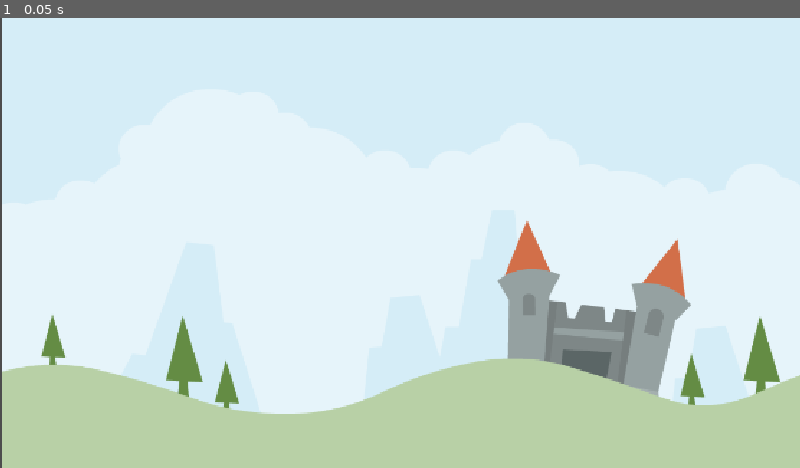
Above: before the commit, frame 1.
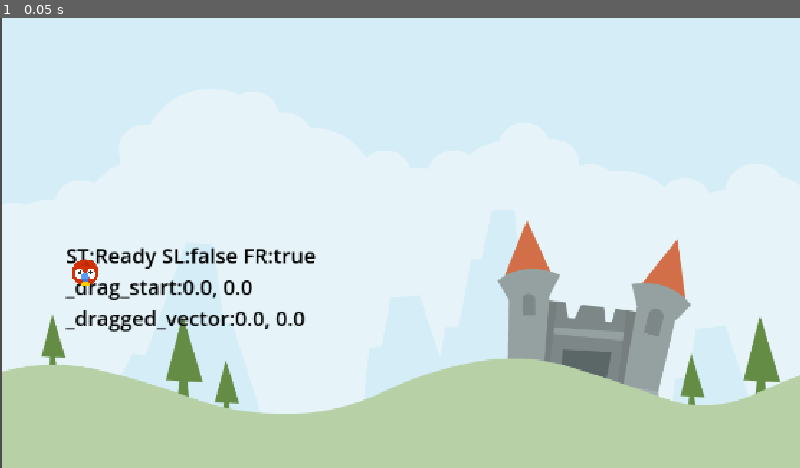
Above: after the commit, the same moment.

Repository: wansors/udemy-course-godot-examples
Game: Godot game, scene res://Scenes/LevelBase/LevelBase.tscn
Same seed, same stepped clock (60 frames per second), same inputs: the game is played once before the commit and once after it. Before the commit the project has no main scene; this scene is started directly in both runs.
Inputs:
- Up to frame 1 (0.05 s): no input

The runs differ from the first frame. In frame 1, 1.7% of the frame differs, in the area x 8-40%, y 50-70%.

Commit message:
change son angry animals

Diff:
--- /dev/null
+++ b/AngryAnimals/Scenes/Animal/Animal.gd
@@ -0,0 +1,92 @@
+extends RigidBody2D
+
+enum AnimalState {Ready, Drag, Release}
+
+const DRAG_LIMIT_MAX : Vector2 = Vector2(0,60)
+const DRAG_LIMIT_MIN : Vector2 = Vector2(-60,0)
+
+@onready var debug_label: Label = $DebugLabel
+@onready var launch_sound: AudioStreamPlayer2D = $LaunchSound
+@onready var kick_sound: AudioStreamPlayer2D = $KickSound
+@onready var strech_sound: AudioStreamPlayer2D = $StrechSound
+@onready var arrow: Sprite2D = $Arrow
+
+var _state = AnimalState.Ready
+var _start = position
+var _dragged_vector = Vector2.ZERO
+var _drag_start = Vector2.ZERO
+var _arrow_scale_x: float = 0.0
+# Called when the node enters the scene tree for the first time.
+func _ready() -> void:
+	setup()
+
+func setup() -> void:
+	_arrow_scale_x = arrow.scale.x
+	arrow.hide()
+	_start= position
+
+func debugData() -> void:
+	var ds: String = "ST:%s SL:%s FR:%s\n" % [AnimalState.keys()[_state], sleeping, freeze	]
+	ds += "_drag_start:%.1f, %.1f\n" % [_drag_start.x,_drag_start.y]
+	ds += "_dragged_vector:%.1f, %.1f" % [_dragged_vector.x,_dragged_vector.y]
+	debug_label.text=ds
+
+func _physics_process(delta: float) -> void:
+	update_state()
+	debugData()
+
+func _unhandled_input(event: InputEvent) -> void:
+	if _state ==AnimalState.Drag and event.is_action_released("drag") :
+		call_deferred("change_state",AnimalState.Release)# change_state(AnimalState.Release) but at the end of the frame
+
+func _on_input_event(viewport: Node, event: InputEvent, shape_idx: int) -> void:
+	if _state ==AnimalState.Ready and event.is_action_pressed("drag"):
+		change_state(AnimalState.Drag)
+
+func update_state() -> void:
+	match _state:
+		AnimalState.Drag:
+			handle_dragging()
+
+func handle_dragging() -> void:
+	var new_drag_vector: Vector2 = get_global_mouse_position() - _drag_start
+	_dragged_vector = new_drag_vector.clamp(DRAG_LIMIT_MIN,DRAG_LIMIT_MAX)
+	var diff: Vector2 = new_drag_vector- _dragged_vector
+	if diff.length() > 0 and strech_sound.playing == false:
+		strech_sound.play()
+	position = _start + _dragged_vector
+
+#region state
+func change_state(new_state: AnimalState) -> void:
+	if _state != new_state:
+		_state=new_state
+		match _state:
+			AnimalState.Drag:
+				start_dragging()
+			AnimalState.Release:
+				start_release()
+
+func start_dragging() -> void:
+	arrow.show()
+	_drag_start = get_global_mouse_position()
+func start_release() -> void:
+	arrow.show()
+	launch_sound.play()
+	freeze=false
+
+#endregion
+
+func _on_visible_on_screen_notifier_2d_screen_exited() -> void:
+	die()
+
+
+func die() -> void:
+	print("died")
+
+
+func _on_sleeping_state_changed() -> void:
+	pass # Replace with function body.
+
+
+func _on_body_entered(body: Node) -> void:
+	pass # Replace with function body.
--- /dev/null
+++ b/AngryAnimals/Scenes/Animal/Animal.tscn
@@ -0,0 +1,62 @@
+[gd_scene load_steps=10 format=3 uid="uid://cr5e05o26p505"]
+
+[ext_resource type="Texture2D" uid="uid://bf3olnt2x5030" path="res://Scenes/Animal/assets/parrot.png" id="1_qtpp4"]
+[ext_resource type="Script" uid="uid://cda0a6yhvjwb1" path="res://Scenes/Animal/Animal.gd" id="1_x85cc"]
+[ext_resource type="Texture2D" uid="uid://bx6vuox6n6v7v" path="res://Scenes/Animal/assets/arrow.png" id="3_5swx0"]
+[ext_resource type="AudioStream" uid="uid://jotarjio3c8i" path="res://Scenes/Animal/assets/stretch2.ogg" id="4_fsxl2"]
+[ext_resource type="AudioStream" uid="uid://b1cdeynwuvx0h" path="res://Scenes/Animal/assets/catapult.ogg" id="5_dl82p"]
+[ext_resource type="AudioStream" uid="uid://d0obf2gs8tlfx" path="res://Scenes/Animal/assets/kick_wood.ogg" id="6_pf3qi"]
+
+[sub_resource type="PhysicsMaterial" id="PhysicsMaterial_x85cc"]
+bounce = 0.2
+
+[sub_resource type="LabelSettings" id="LabelSettings_x85cc"]
+font_size = 30
+font_color = Color(0, 0, 0, 1)
+
+[sub_resource type="CircleShape2D" id="CircleShape2D_vqphk"]
+radius = 19.0
+
+[node name="Animal" type="RigidBody2D"]
+input_pickable = true
+physics_material_override = SubResource("PhysicsMaterial_x85cc")
+freeze = true
+contact_monitor = true
+max_contacts_reported = 1
+script = ExtResource("1_x85cc")
+
+[node name="DebugLabel" type="Label" parent="."]
+offset_left = -28.0
+offset_top = -46.0
+offset_right = 27.0
+offset_bottom = -23.0
+text = "DEBUG"
+label_settings = SubResource("LabelSettings_x85cc")
+
+[node name="Parrot" type="Sprite2D" parent="."]
+scale = Vector2(0.15, 0.15)
+texture = ExtResource("1_qtpp4")
+
+[node name="CollisionShape2D" type="CollisionShape2D" parent="."]
+shape = SubResource("CircleShape2D_vqphk")
+
+[node name="Arrow" type="Sprite2D" parent="."]
+scale = Vector2(0.3, 0.3)
+texture = ExtResource("3_5swx0")
+offset = Vector2(200, 0)
+
+[node name="StrechSound" type="AudioStreamPlayer2D" parent="."]
+stream = ExtResource("4_fsxl2")
+
+[node name="LaunchSound" type="AudioStreamPlayer2D" parent="."]
+stream = ExtResource("5_dl82p")
+
+[node name="KickSound" type="AudioStreamPlayer2D" parent="."]
+stream = ExtResource("6_pf3qi")
+
+[node name="VisibleOnScreenNotifier2D" type="VisibleOnScreenNotifier2D" parent="."]
+
+[connection signal="body_entered" from="." to="." method="_on_body_entered"]
+[connection signal="input_event" from="." to="." method="_on_input_event"]
+[connection signal="sleeping_state_changed" from="." to="." method="_on_sleeping_state_changed"]
+[connection signal="screen_exited" from="VisibleOnScreenNotifier2D" to="." method="_on_visible_on_screen_notifier_2d_screen_exited"]
--- a/AngryAnimals/Scenes/LevelBase/LevelBase.tscn
+++ b/AngryAnimals/Scenes/LevelBase/LevelBase.tscn
@@ -1,6 +1,7 @@
-[gd_scene load_steps=2 format=3 uid="uid://c22ryp0b8g0xp"]
+[gd_scene load_steps=3 format=3 uid="uid://c22ryp0b8g0xp"]
 
 [ext_resource type="Texture2D" uid="uid://5gstthx6x2lo" path="res://assets/scene/colored_castle.png" id="1_5ufo3"]
+[ext_resource type="PackedScene" uid="uid://cr5e05o26p505" path="res://Scenes/Animal/Animal.tscn" id="2_bgw71"]
 
 [node name="LevelBase" type="Node2D"]
 
@@ -9,3 +10,6 @@
 scale = Vector2(1.13574, 1.13574)
 texture = ExtResource("1_5ufo3")
 centered = false
+
+[node name="Animal" parent="." instance=ExtResource("2_bgw71")]
+position = Vector2(122, 366)
--- /dev/null
+++ b/AngryAnimals/Scenes/Test/Bird1.gd
@@ -0,0 +1,24 @@
+extends RigidBody2D
+@onready var label: Label = $Label
+
+
+# Called when the node enters the scene tree for the first time.
+func _ready() -> void:
+	pass # Replace with function body.
+
+
+# Called every frame. 'delta' is the elapsed time since the previous frame.
+func _process(delta: float) -> void:
+	label.text= "FZ:%s\nSL:%s" % [freeze, sleeping]
+	pass
+
+
+func _on_timer_timeout() -> void:
+	freeze=false
+
+
+func _on_input_event(viewport: Node, event: InputEvent, shape_idx: int) -> void:
+	if event is InputEventMouseMotion:
+		if event.button_mask == 1:
+			position = get_global_mouse_position()
+			print(get_global_mouse_position())
--- /dev/null
+++ b/AngryAnimals/Scenes/Test/Test.tscn
@@ -0,0 +1,158 @@
+[gd_scene load_steps=12 format=3 uid="uid://b85logcuq6yxr"]
+
+[ext_resource type="Texture2D" uid="uid://5gstthx6x2lo" path="res://assets/scene/colored_castle.png" id="1_wjuvt"]
+[ext_resource type="Texture2D" uid="uid://c23d81vuxt4eg" path="res://assets/env/elementStone025.png" id="2_1h1h0"]
+[ext_resource type="Texture2D" uid="uid://bf3olnt2x5030" path="res://Scenes/Animal/assets/parrot.png" id="3_1h1h0"]
+[ext_resource type="Script" uid="uid://rwvvbgbufr76" path="res://Scenes/Test/Bird1.gd" id="4_43i24"]
+[ext_resource type="Texture2D" uid="uid://cjq2rejo7yffq" path="res://assets/env/elementWood019.png" id="4_kptja"]
+
+[sub_resource type="RectangleShape2D" id="RectangleShape2D_kptja"]
+size = Vector2(27, 968)
+
+[sub_resource type="CircleShape2D" id="CircleShape2D_kptja"]
+radius = 20.0998
+
+[sub_resource type="PhysicsMaterial" id="PhysicsMaterial_kptja"]
+bounce = 0.5
+
+[sub_resource type="LabelSettings" id="LabelSettings_77vx0"]
+font_size = 24
+
+[sub_resource type="CircleShape2D" id="CircleShape2D_43i24"]
+radius = 38.2099
+
+[sub_resource type="RectangleShape2D" id="RectangleShape2D_77vx0"]
+size = Vector2(961.5, 32)
+
+[node name="Test" type="Node2D"]
+
+[node name="ColoredCastle" type="Sprite2D" parent="."]
+position = Vector2(5, 0)
+texture = ExtResource("1_wjuvt")
+centered = false
+
+[node name="Wall1" type="StaticBody2D" parent="."]
+
+[node name="Sprite2D" type="Sprite2D" parent="Wall1"]
+position = Vector2(7.5, 322)
+scale = Vector2(0.385714, 2.97273)
+texture = ExtResource("2_1h1h0")
+
+[node name="CollisionShape2D" type="CollisionShape2D" parent="Wall1"]
+position = Vector2(3.5, 321.5)
+shape = SubResource("RectangleShape2D_kptja")
+
+[node name="Wall2" type="StaticBody2D" parent="."]
+
+[node name="Sprite2D" type="Sprite2D" parent="Wall2"]
+position = Vector2(1015.5, 335)
+scale = Vector2(0.385714, 2.97273)
+texture = ExtResource("2_1h1h0")
+
+[node name="CollisionShape2D" type="CollisionShape2D" parent="Wall2"]
+position = Vector2(1011.5, 334.5)
+shape = SubResource("RectangleShape2D_kptja")
+
+[node name="Wall3" type="StaticBody2D" parent="."]
+
+[node name="Sprite2D" type="Sprite2D" parent="Wall3"]
+position = Vector2(510.72, 634.5)
+rotation = 1.5708
+scale = Vector2(0.385714, 4.42473)
+texture = ExtResource("2_1h1h0")
+
+[node name="CollisionShape2D" type="CollisionShape2D" parent="Wall3"]
+position = Vector2(510.656, 634)
+rotation = 1.5708
+shape = SubResource("RectangleShape2D_kptja")
+
+[node name="RigidBody2D" type="RigidBody2D" parent="."]
+
+[node name="Sprite2D" type="Sprite2D" parent="RigidBody2D"]
+position = Vector2(396, 368.936)
+scale = Vector2(0.148438, 0.148362)
+texture = ExtResource("3_1h1h0")
+
+[node name="CollisionShape2D" type="CollisionShape2D" parent="RigidBody2D"]
+position = Vector2(396, 369)
+shape = SubResource("CircleShape2D_kptja")
+
+[node name="Bird1" type="RigidBody2D" parent="."]
+position = Vector2(-207, -176)
+input_pickable = true
+mass = 100.0
+physics_material_override = SubResource("PhysicsMaterial_kptja")
+freeze = true
+max_contacts_reported = 10
+constant_force = Vector2(100, 0)
+constant_torque = 10.0
+script = ExtResource("4_43i24")
+
+[node name="Sprite2D" type="Sprite2D" parent="Bird1"]
+position = Vector2(309, 232.064)
+scale = Vector2(0.148438, 0.148362)
+texture = ExtResource("3_1h1h0")
+
+[node name="CollisionShape2D" type="CollisionShape2D" parent="Bird1"]
+position = Vector2(309, 232.129)
+shape = SubResource("CircleShape2D_kptja")
+
+[node name="Label" type="Label" parent="Bird1"]
+offset_left = 290.0
+offset_top = 176.0
+offset_right = 330.0
+offset_bottom = 199.0
+text = "0000"
+label_settings = SubResource("LabelSettings_77vx0")
+
+[node name="Timer" type="Timer" parent="Bird1"]
+wait_time = 1.5
+one_shot = true
+
+[node name="RigidBody2D3" type="RigidBody2D" parent="."]
+position = Vector2(580, 177)
+
+[node name="Sprite2D" type="Sprite2D" parent="RigidBody2D3"]
+position = Vector2(339, 279.064)
+scale = Vector2(0.148438, 0.148362)
+texture = ExtResource("3_1h1h0")
+
+[node name="CollisionShape2D" type="CollisionShape2D" parent="RigidBody2D3"]
+position = Vector2(339, 279.129)
+shape = SubResource("CircleShape2D_kptja")
+
+[node name="RigidBody2D4" type="RigidBody2D" parent="."]
+
+[node name="Sprite2D" type="Sprite2D" parent="RigidBody2D4"]
+position = Vector2(369, 320.064)
+scale = Vector2(0.148438, 0.148362)
+texture = ExtResource("3_1h1h0")
+
+[node name="CollisionShape2D" type="CollisionShape2D" parent="RigidBody2D4"]
+position = Vector2(369, 320.129)
+shape = SubResource("CircleShape2D_kptja")
+
+[node name="Pivot" type="RigidBody2D" parent="."]
+
+[node name="Sprite2D" type="Sprite2D" parent="Pivot"]
+position = Vector2(498, 571)
+scale = Vector2(0.320312, 0.320312)
+texture = ExtResource("3_1h1h0")
+
+[node name="CollisionShape2D" type="CollisionShape2D" parent="Pivot"]
+position = Vector2(500, 570)
+shape = SubResource("CircleShape2D_43i24")
+
+[node name="Plank" type="RigidBody2D" parent="."]
+
+[node name="Sprite2D" type="Sprite2D" parent="Plank"]
+position = Vector2(507, 503)
+scale = Vector2(13.8, 0.172727)
+texture = ExtResource("4_kptja")
+
+[node name="CollisionShape2D" type="CollisionShape2D" parent="Plank"]
+position = Vector2(499.25, 504)
+shape = SubResource("RectangleShape2D_77vx0")
+
+[connection signal="input_event" from="Bird1" to="Bird1" method="_on_input_event"]
+[connection signal="timeout" from="Bird1/Timer" to="Bird1" method="_on_timer_timeout"]
--- a/AngryAnimals/project.godot
+++ b/AngryAnimals/project.godot
@@ -11,6 +11,7 @@
 [application]
 
 config/name="AngryAnimals"
+run/main_scene="uid://c22ryp0b8g0xp"
 config/features=PackedStringArray("4.4", "Mobile")
 config/icon="res://icon.svg"
 
@@ -23,6 +24,14 @@
 naming/scene_name_casing=1
 naming/script_name_casing=1
 
+[input]
+
+drag={
+"deadzone": 0.2,
+"events": [null, Object(InputEventMouseButton,"resource_local_to_scene":false,"resource_name":"","device":-1,"window_id":0,"alt_pressed":false,"shift_pressed":false,"ctrl_pressed":false,"meta_pressed":false,"button_mask":1,"position":Vector2(163, 20),"global_position":Vector2(172, 68),"factor":1.0,"button_index":1,"canceled":false,"pressed":true,"double_click":false,"script":null)
+]
+}
+
 [rendering]
 
 renderer/rendering_method="mobile"
Not shown, added: AngryAnimals/Scenes/Animal/Animal.gd.uid
Renamed: AngryAnimals/assets/items/arrow.png -> AngryAnimals/Scenes/Animal/assets/arrow.png
Not shown, changed: AngryAnimals/Scenes/Animal/assets/arrow.png.import
Not shown, added: AngryAnimals/Scenes/Animal/assets/catapult.ogg.import
Not shown, added: AngryAnimals/Scenes/Animal/assets/kick_wood.ogg.import
Renamed: AngryAnimals/assets/player/parrot.png -> AngryAnimals/Scenes/Animal/assets/parrot.png
Not shown, changed: AngryAnimals/Scenes/Animal/assets/parrot.png.import
Not shown, added: AngryAnimals/Scenes/Animal/assets/stretch2.ogg.import
Not shown, added: AngryAnimals/Scenes/Test/Bird1.gd.uid
Not shown, removed: AngryAnimals/assets/audio/catapult.ogg.import
Not shown, removed: AngryAnimals/assets/audio/kick_wood.ogg.import
Not shown, removed: AngryAnimals/assets/audio/stretch2.ogg.import
(and 3 more such lines)
